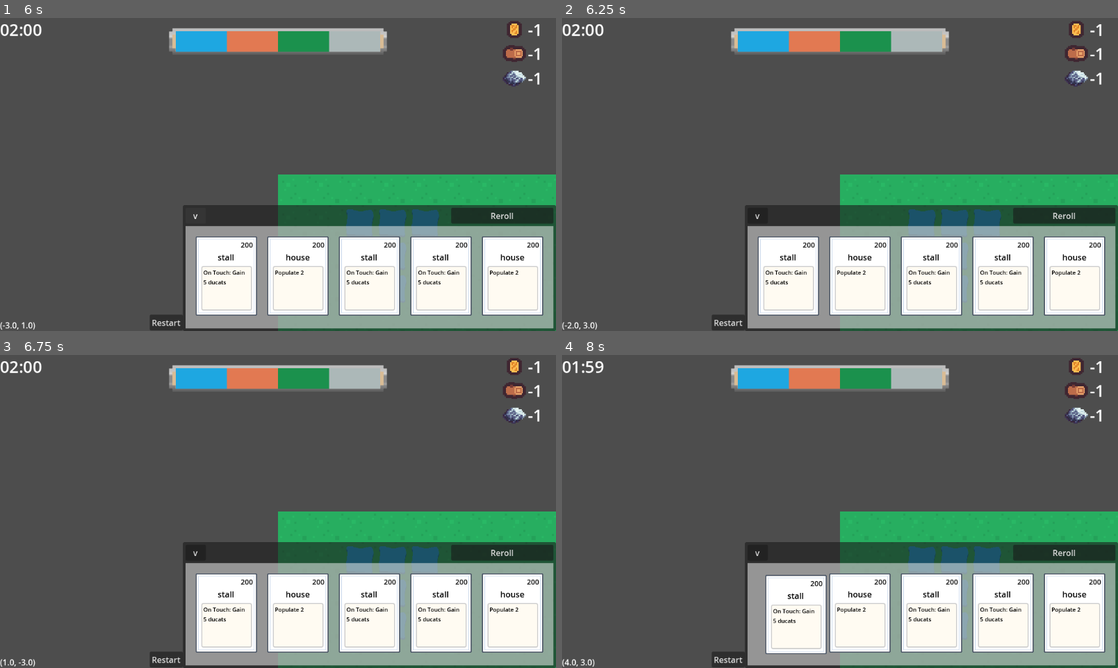
Above: before the commit, frames 1-4 (two rows, left to right).
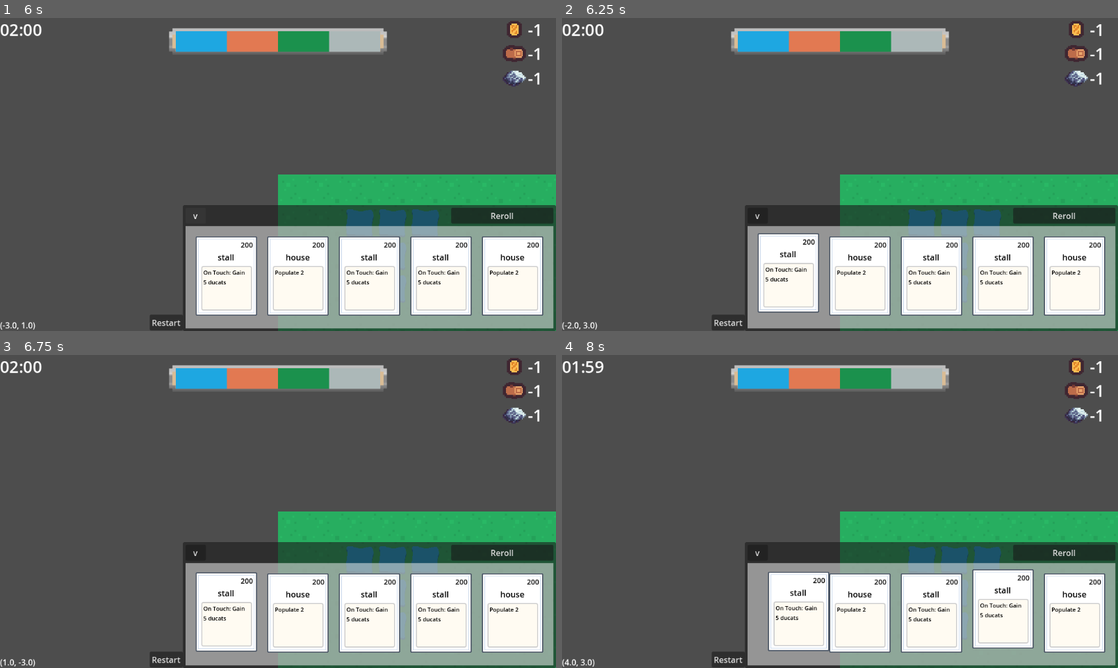
Above: after the commit, the same moments.

Repository: KieranGliver/first-to-bleed
Game: Godot game, scene res://scenes/gm.tscn
The game is run twice, just before and just after one commit, with the same random seed, the same clock (stepped at 60 frames per second) and the same inputs. This scene is started directly instead of the project's main scene.
Inputs (mouse positions are in pixels of both pictures, inside the frame that each line leads up to):
- Up to frame 1 (6 s): click "Restart" at 0.5 s; click "Restart" at 1.25 s; click "Restart" at 2 s; click "v" at 2.75 s; click "^" at 3.5 s; move the mouse to (400, 158) at 4.27 s; press the mouse at (400, 158) at 4.28 s; hold D (set_east) 4.28-5 s; release the mouse at (400, 158) at 5 s; click "Reroll" at 5 s; tap Enter at 5.75 s; drag from (166, 190) to (227, 274) at 5.77 s
- Up to frame 2 (6.25 s): no input
- Up to frame 3 (6.75 s): move the mouse to (333, 442) at 6.52 s; press the mouse at (333, 442) at 6.53 s; hold D (set_east) from 6.53 s (still down)
- Up to frame 4 (8 s): release D (set_east) at 7.25 s; release the mouse at (895, 442) at 7.25 s; tap Space at 7.25 s; drag from (812, 574) to (1001, 611) at 7.27 s

Frame 1 is identical in both runs. In frame 2, 0.7% of the frame differs, in the area x 35-47%, y 68-96%; in frame 3, 0.5%; in frame 4, 1.9%, in the area x 36-85%, y 68-96%.
Error in both runs: Attempt to call function 'list_dir_begin' in base 'null instance' on a null instance. (res://Scripts/Autoload/file_explorer.gd:8)

Commit message:
Modified deck viewer component

Diff:
--- a/scenes/UI/card_ui.tscn
+++ b/scenes/UI/card_ui.tscn
@@ -83,3 +83,5 @@
 
 [connection signal="drag" from="Area2D" to="." method="_on_area_2d_drag"]
 [connection signal="mouse_down" from="Area2D" to="." method="_on_area_2d_mouse_down"]
+[connection signal="mouse_entered" from="Area2D" to="." method="_on_area_2d_mouse_entered"]
+[connection signal="mouse_exited" from="Area2D" to="." method="_on_area_2d_mouse_exited"]
--- a/scenes/UI/deck_ui.tscn
+++ b/scenes/UI/deck_ui.tscn
@@ -1,13 +1,7 @@
-[gd_scene load_steps=10 format=3 uid="uid://63pk82m54lv3"]
+[gd_scene load_steps=4 format=3 uid="uid://63pk82m54lv3"]
 
 [ext_resource type="Script" uid="uid://ntfx8lio8tgj" path="res://Scripts/UI/deck_ui.gd" id="1_m80sn"]
 [ext_resource type="Script" uid="uid://cxobmr13fusm" path="res://Scripts/UI/hand_ui.gd" id="2_qaait"]
-[ext_resource type="PackedScene" uid="uid://dpeclu1mk0hx7" path="res://Scenes/UI/card_ui.tscn" id="3_b6s74"]
-[ext_resource type="Resource" uid="uid://c21uvj3m18745" path="res://Cards/house.tres" id="4_sdsun"]
-[ext_resource type="Resource" uid="uid://b3mhsg3u6irfm" path="res://Cards/stall.tres" id="5_ceiee"]
-[ext_resource type="Resource" uid="uid://ck754yhnd0rgy" path="res://Cards/wall.tres" id="6_35mri"]
-[ext_resource type="Resource" uid="uid://xlc4p1xi06y1" path="res://Cards/crate.tres" id="7_u2x0q"]
-[ext_resource type="Resource" uid="uid://b73htcdp0j88j" path="res://Cards/launch.tres" id="8_mvuea"]
 
 [sub_resource type="StyleBoxFlat" id="StyleBoxFlat_h1bgf"]
 bg_color = Color(0.937255, 0.937255, 0.937255, 0.533333)
@@ -60,50 +54,5 @@
 script = ExtResource("2_qaait")
 deck = NodePath("../../..")
 
-[node name="CardUI" parent="MarginContainer/VBox/Hand" instance=ExtResource("3_b6s74")]
-layout_mode = 0
-offset_left = 20.0
-offset_top = 20.0
-offset_right = 140.0
-offset_bottom = 175.0
-card_data = ExtResource("4_sdsun")
-origin = Vector2(20, 20)
-
-[node name="CardUI2" parent="MarginContainer/VBox/Hand" instance=ExtResource("3_b6s74")]
-layout_mode = 0
-offset_left = 160.0
-offset_top = 20.0
-offset_right = 280.0
-offset_bottom = 175.0
-card_data = ExtResource("5_ceiee")
-origin = Vector2(160, 20)
-
-[node name="CardUI3" parent="MarginContainer/VBox/Hand" instance=ExtResource("3_b6s74")]
-layout_mode = 0
-offset_left = 300.0
-offset_top = 20.0
-offset_right = 420.0
-offset_bottom = 175.0
-card_data = ExtResource("6_35mri")
-origin = Vector2(300, 20)
-
-[node name="CardUI4" parent="MarginContainer/VBox/Hand" instance=ExtResource("3_b6s74")]
-layout_mode = 0
-offset_left = 440.0
-offset_top = 20.0
-offset_right = 560.0
-offset_bottom = 175.0
-card_data = ExtResource("7_u2x0q")
-origin = Vector2(440, 20)
-
-[node name="CardUI5" parent="MarginContainer/VBox/Hand" instance=ExtResource("3_b6s74")]
-layout_mode = 0
-offset_left = 580.0
-offset_top = 20.0
-offset_right = 700.0
-offset_bottom = 175.0
-card_data = ExtResource("8_mvuea")
-origin = Vector2(580, 20)
-
 [connection signal="pressed" from="MarginContainer/VBox/HSplitContainer/Minimize" to="." method="_on_minimize_pressed"]
 [connection signal="pressed" from="MarginContainer/VBox/HSplitContainer/Reroll" to="." method="_on_reroll_pressed"]
--- /dev/null
+++ b/scenes/UI/deck_viewer.tscn
@@ -0,0 +1,17 @@
+[gd_scene load_steps=2 format=3 uid="uid://uebnqy3kf6ug"]
+
+[ext_resource type="Script" uid="uid://bjh6sm161oq1d" path="res://Scripts/UI/deck_viewer.gd" id="1_ry2wp"]
+
+[node name="DeckViewer" type="Panel"]
+anchors_preset = 7
+anchor_left = 0.5
+anchor_top = 1.0
+anchor_right = 0.5
+anchor_bottom = 1.0
+offset_left = -450.0
+offset_top = -200.0
+offset_right = 450.0
+grow_horizontal = 2
+grow_vertical = 0
+mouse_filter = 2
+script = ExtResource("1_ry2wp")
--- a/scenes/store.tscn
+++ b/scenes/store.tscn
@@ -2,7 +2,7 @@
 
 [ext_resource type="Script" uid="uid://by7p8ds6w2uav" path="res://Scripts/store.gd" id="1_c3i85"]
 [ext_resource type="Script" uid="uid://dtxf12pfwqnap" path="res://Scripts/UI/shop_button_ui.gd" id="2_lkwxl"]
-[ext_resource type="Script" uid="uid://bjh6sm161oq1d" path="res://Scripts/UI/deck_viewer.gd" id="3_h38w0"]
+[ext_resource type="PackedScene" uid="uid://uebnqy3kf6ug" path="res://Scenes/UI/deck_viewer.tscn" id="3_h38w0"]
 
 [node name="Store" type="Node2D"]
 script = ExtResource("1_c3i85")
@@ -16,6 +16,7 @@
 anchor_bottom = 1.0
 grow_horizontal = 2
 grow_vertical = 2
+mouse_filter = 2
 
 [node name="Bucks" type="Label" parent="CanvasLayer/UI"]
 layout_mode = 0
@@ -95,24 +96,11 @@
 theme_override_font_sizes/font_size = 24
 text = "View Deck"
 
-[node name="DeckViewer" type="PanelContainer" parent="CanvasLayer/UI"]
+[node name="DeckViewer" parent="CanvasLayer/UI" instance=ExtResource("3_h38w0")]
 visible = false
 layout_mode = 1
-anchors_preset = 8
-anchor_left = 0.5
-anchor_top = 0.5
-anchor_right = 0.5
-anchor_bottom = 0.5
-offset_left = -20.0
-offset_top = -20.0
-offset_right = 20.0
-offset_bottom = 20.0
-grow_horizontal = 2
-grow_vertical = 2
-script = ExtResource("3_h38w0")
-
-[node name="Label" type="Label" parent="CanvasLayer/UI/DeckViewer"]
-layout_mode = 2
+offset_top = -244.0
+offset_bottom = -44.0
 
 [connection signal="pressed" from="CanvasLayer/UI/MarginContainer/VBoxContainer/HBoxContainer/ShopButton1" to="." method="_on_shop_button_pressed" binds= [0]]
 [connection signal="pressed" from="CanvasLayer/UI/MarginContainer/VBoxContainer/HBoxContainer/ShopButton2" to="." method="_on_shop_button_pressed" binds= [1]]
--- a/scripts/store.gd
+++ b/scripts/store.gd
@@ -38,6 +38,7 @@
 		bucks -= 3
 		bucks_ui.text = str(bucks)
 		buttons[index].disabled = true
+		deck_viewer.update(SessionManager.session["deck"])
 
 
 func _on_deck_button_pressed() -> void:
--- a/scripts/ui/card_ui.gd
+++ b/scripts/ui/card_ui.gd
@@ -4,6 +4,7 @@
 
 signal card_selected(card_data: CardData, index: int)
 
+@export_enum("GAMEPLAY", "DECK_VIEWER") var mode: String = "GAMEPLAY"
 @export var card_data: CardData
 @export var origin : Vector2
 
@@ -11,9 +12,10 @@
 @onready var name_label: Label = $name
 @onready var desc_label: Label = $Panel/description
 
-var OFFMAG = 4
+var OFFMAG = 8
 
 enum {IDLE, PLACED, PICKED, DISABLED}
+var mouse_over = false
 var state = IDLE
 var offset : Vector2
 var offset_target : Vector2
@@ -32,18 +34,40 @@
 		if offset != null and offset != offset_target:
 			offset = offset.lerp(offset_target,0.2)
 
-		if pos_target != null and position != pos_target:
-			position = position.lerp(pos_target + offset,0.20)
+		if pos_target != null and position != pos_target + offset:
+			position = position.lerp(pos_target + offset, 0.20)
 
 		if rotation_target != null and rotation_target != rotation_degrees:
 			rotation_degrees = rotation_degrees + (rotation_target - rotation_degrees)*0.15
 
 
 func _input(event):
-	if event is InputEventMouseButton:
-		if event.button_index == 1 and !event.pressed and state == PICKED:
-			visible = true
-			place()
+	if mode == "GAMEPLAY":
+		if event is InputEventMouseButton:
+			if event.button_index == 1 and !event.pressed and state == PICKED:
+				visible = true
+				place()
+
+
+func _on_area_2d_mouse_down(event: InputEventMouseButton) -> void:
+	if mode == "GAMEPLAY":
+		pick()
+		card_selected.emit(card_data, (origin.x - 20)/140)
+
+
+func _on_area_2d_drag(event: InputEventMouseMotion) -> void:
+	if mode == "GAMEPLAY":
+		visible = false
+
+
+func _on_area_2d_mouse_entered() -> void:
+	mouse_over = true
+	offset_target = Vector2(0, -OFFMAG)
+
+
+func _on_area_2d_mouse_exited() -> void:
+	mouse_over = false
+	offset_target = Vector2.ZERO
 
 
 func update():
@@ -57,22 +81,17 @@
 
 	# Set the offset of object to mouse and add offset magnitude to the y
 	offset = position - get_parent().get_local_mouse_position()
-	offset_target = offset+Vector2(0, -OFFMAG)
+	offset_target = offset
 
 	state = PICKED
 
 
 func place():
 	pos_target = origin
-	offset_target = Vector2.ZERO
-	offset = Vector2.ZERO
+	if mouse_over:
+		offset_target = Vector2(0, -OFFMAG)
+		offset = Vector2(0, -OFFMAG)
+	else:
+		offset_target = Vector2.ZERO
+		offset = Vector2.ZERO
 	state = IDLE
-
-
-func _on_area_2d_mouse_down(event: InputEventMouseButton) -> void:
-		pick()
-		card_selected.emit(card_data, (origin.x - 20)/140)
-
-
-func _on_area_2d_drag(event: InputEventMouseMotion) -> void:
-		visible = false
--- a/scripts/ui/deck_viewer.gd
+++ b/scripts/ui/deck_viewer.gd
@@ -1,11 +1,41 @@
-extends PanelContainer
+extends Panel
 
-@onready var label = $Label
+@export var card_ui_scene: PackedScene = preload("res://Scenes/UI/card_ui.tscn")
+
+var margin := 50
+var width := 900:
+	set(value):
+		width = value
+		size.x = value
 
 func update(deck: Dictionary):
-	var ret = ""
+	clear_deck()
+
+	var total_cards := 0
 	for key in deck.keys():
-		var card_data = CollectionManager.get_card_data(key)
-		var quantity = str(deck[key])
-		ret += Data.BUILDING_NAME_TO_STRING[key] + " x " + quantity + "\n"
-	label.text = ret
+		total_cards += deck[key]
+
+	if total_cards == 0:
+		return
+
+	var inner_width = width - margin * 2
+	var spacing = inner_width / max(1, total_cards)
+	var x_offset = margin + spacing / 2
+
+	var i = 0
+
+	for key in deck.keys():
+		for j in range(deck[key]):
+			var data = CollectionManager.get_card_data(key)
+			var card_instance = card_ui_scene.instantiate()
+			card_instance.card_data = data
+			card_instance.mode = "DECK_VIEWER"
+			card_instance.origin = Vector2(i * spacing + x_offset - card_instance.size.x / 2, 20)
+			card_instance.position = card_instance.origin
+			add_child(card_instance)
+			i += 1
+
+
+func clear_deck():
+	for child in get_children():
+		child.queue_free()
--- a/scripts/ui/popup_manager.gd
+++ b/scripts/ui/popup_manager.gd
@@ -22,7 +22,7 @@
 			if gm.map_manager.building_map.keys().has(hover_coords):
 				var building = gm.map_manager.building_map[hover_coords]
 				if building != hover_building:
-					print('timer start')
+					hover_building = building
 					timer.paused = false
 					timer.start()
 			else:
@@ -57,6 +57,4 @@
 
 func _on_timer_timeout() -> void:
 	var zoom_factor = gm.get_viewport().get_camera_2d().zoom
-	hover_building = gm.map_manager.building_map[hover_coords]
-	print('timeout')
 	initalize_building_popup(hover_building.data, get_viewport().canvas_transform * (hover_building.position + Vector2(32, 32)) + OFFSET * zoom_factor)
Empty file added: pleb.gd
Not shown, added: pleb.gd.uid
